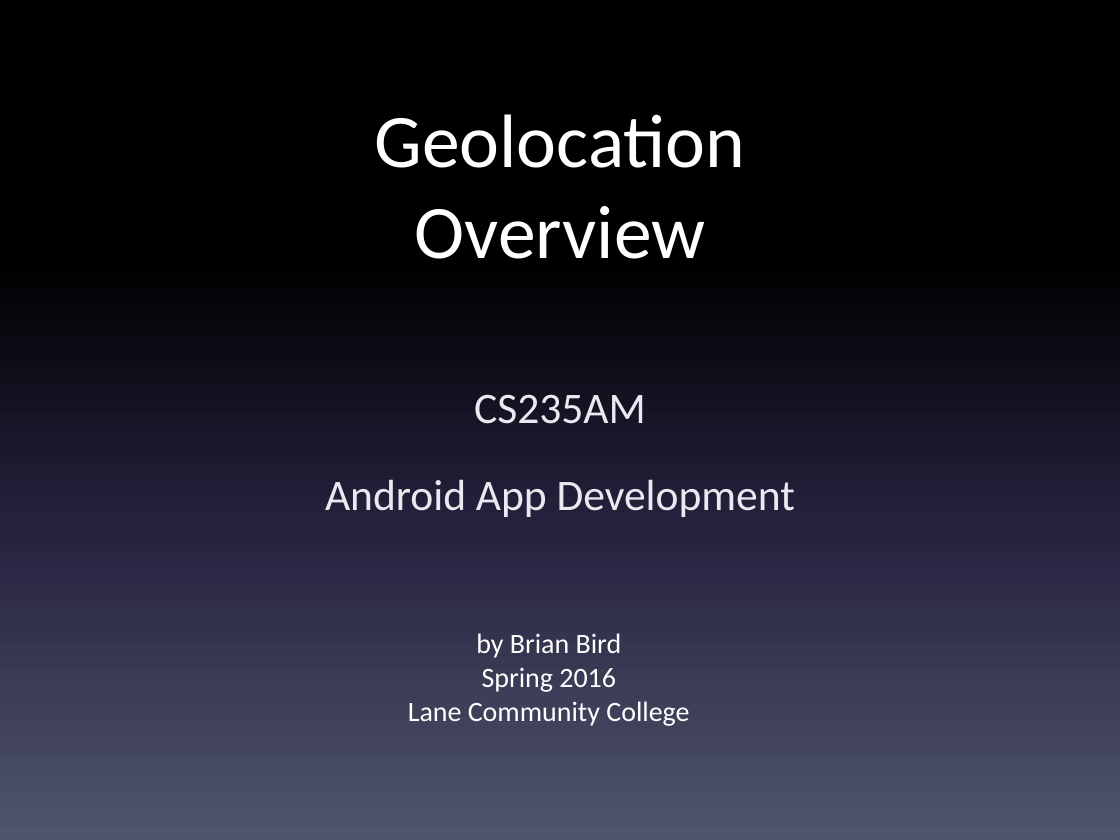
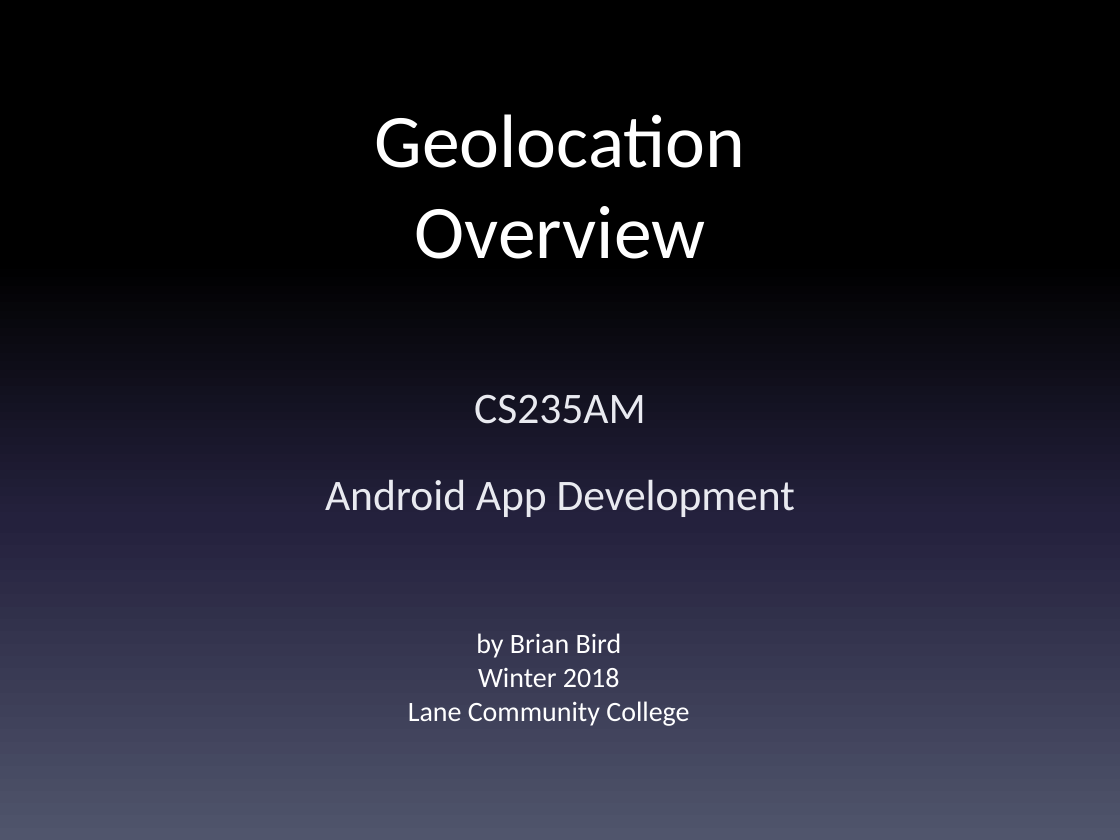
Before and after one commit to LCC-CIT/CS235AM-CourseMaterials, a slide deck: slide 1 of Slides/Wk9Day1-GeolocationOverview.pptx. Drawn at 1120x840 pixels with LibreOffice and Linux fonts; fonts in the diff are those of the drawing. Boxes give left, top, right and bottom in pixels: in the first picture for what was removed or moved away, otherwise in the second. Text is boxed around its words. In the diff, an @@ line names an element or a change of style, - is before the commit and + after.

```diff
--- a/Slides/Wk9Day1-GeolocationOverview.pptx
+++ b/Slides/Wk9Day1-GeolocationOverview.pptx
@@ text at [478,668,620,687]: text changed @@
-Spring 2016
+Winter 2018
```
Also in this commit, not shown: 1 other slide changed, 16 other files.
